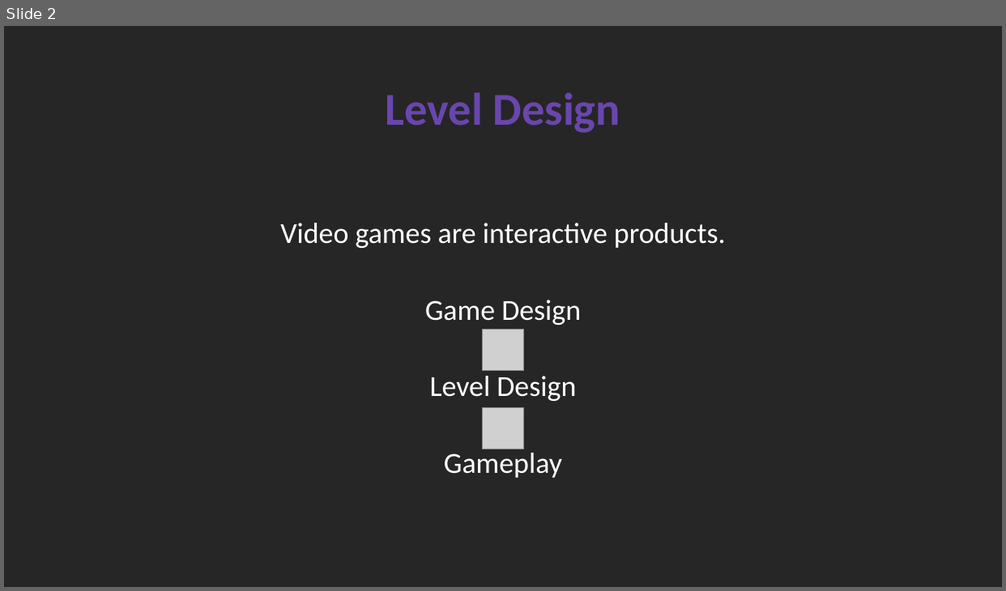
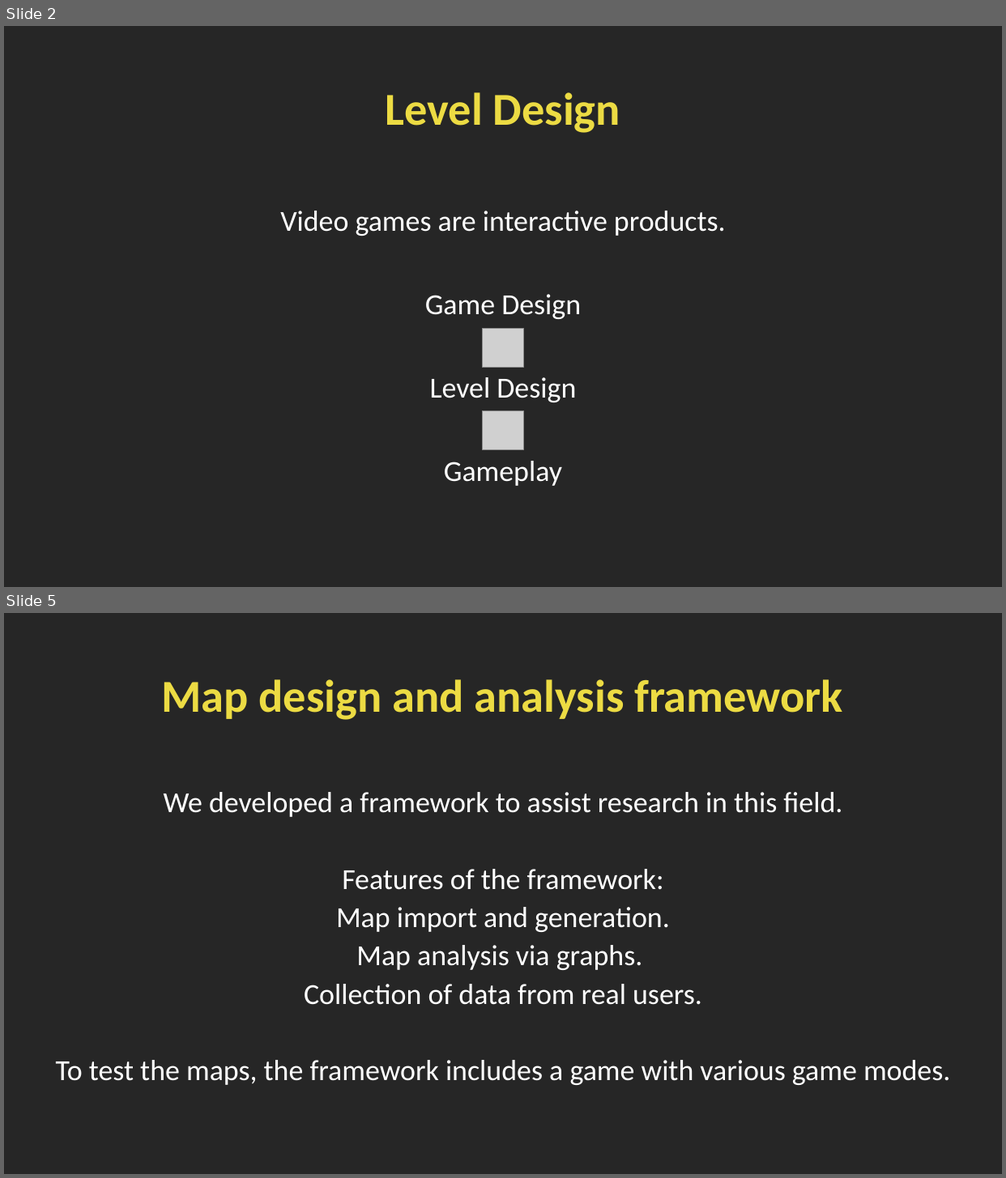
Before and after one commit to SimoDedo/ProjectArena, a slide deck: Presentation/An Online Framework for User-Based Analysis of Maps in First Person Shooters.pptx. Shown one above the other, each under a label of ours: slide 2 before the commit, slides 2 and 5 after it; the slides between them are not shown. The pictures are 1006x591 and 1006x1178 pixels, drawn with LibreOffice and Linux fonts; fonts in the diff are those of the drawing; grey boxes stand for pictures. Boxes give left, top, right and bottom in pixels: in the first picture for what was removed or moved away, otherwise in the second. Text is boxed around its words. In the diff, an @@ line names an element or a change of style, - is before the commit and + after.

```diff
--- a/Presentation/An Online Framework for User-Based Analysis of Maps in First Person Shooters.pptx
+++ b/Presentation/An Online Framework for User-Based Analysis of Maps in First Person Shooters.pptx
@@ slide 5 added at box(4, 613, 1002, 1174), background #262626 @@
@@ title added at box(161, 679, 843, 720), 44 pt, text #ECDB43, bold @@
+Map design and analysis framework
@@ text added at box(56, 792, 950, 1085), 28 pt, text #FFFFFF @@
+We developed a framework to assist research in this field.
+Features of the framework:
+Map import and generation.
+Map analysis via graphs.
+Collection of data from real users.
+To test the maps, the framework includes a game with various game modes.
@@ slide 2 changed as well @@
@@ title "Level Design" at box(385, 92, 620, 133): text colour #6946AE to #ECDB43 @@
@@ text "Video games are interactive products.": place and size @@
-text "Video games are interactive products." at box(280, 223, 726, 478)
+text "Video games are interactive products." at box(280, 211, 726, 486)
@@ text "Video games are interactive products." at box(280, 211, 726, 486): line spacing 0.8 to 0.9 @@
@@ picture: place and size @@
-picture at box(483, 329, 524, 371)
+picture at box(483, 328, 524, 367)
@@ picture: place and size @@
-picture at box(483, 408, 524, 450)
+picture at box(483, 412, 524, 450)
```
Also in this commit, not shown: 15 other slides changed, 2 other slides added, 3 slides removed, 6 other files.
